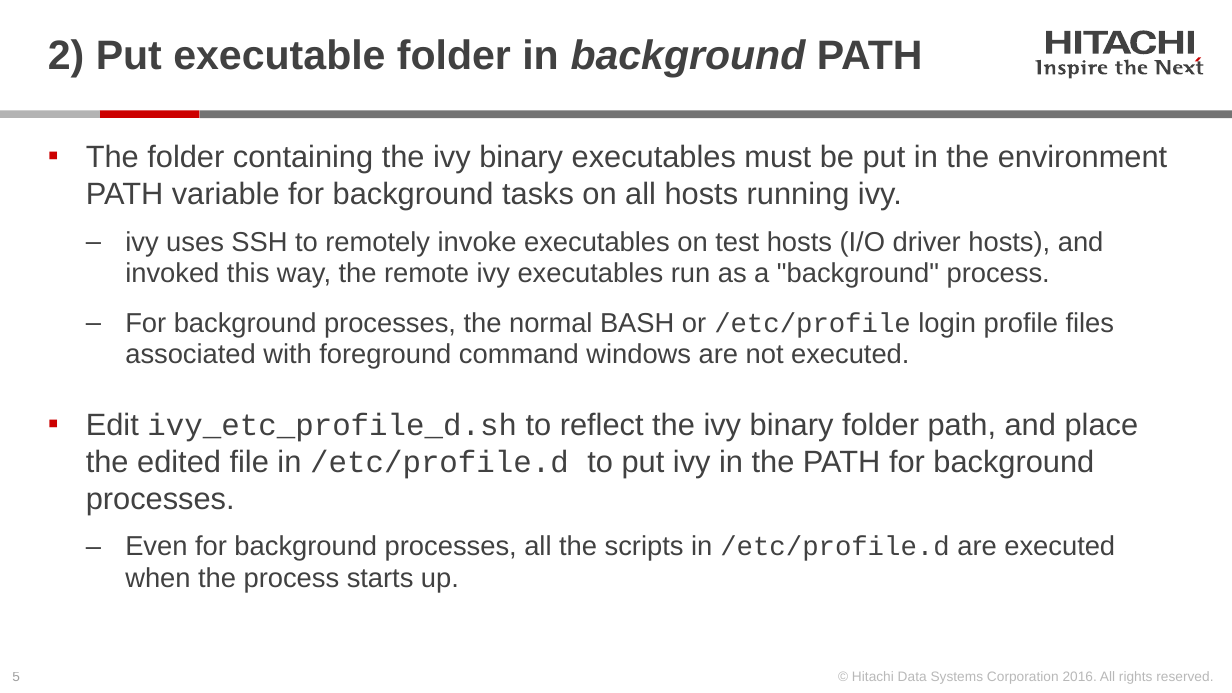
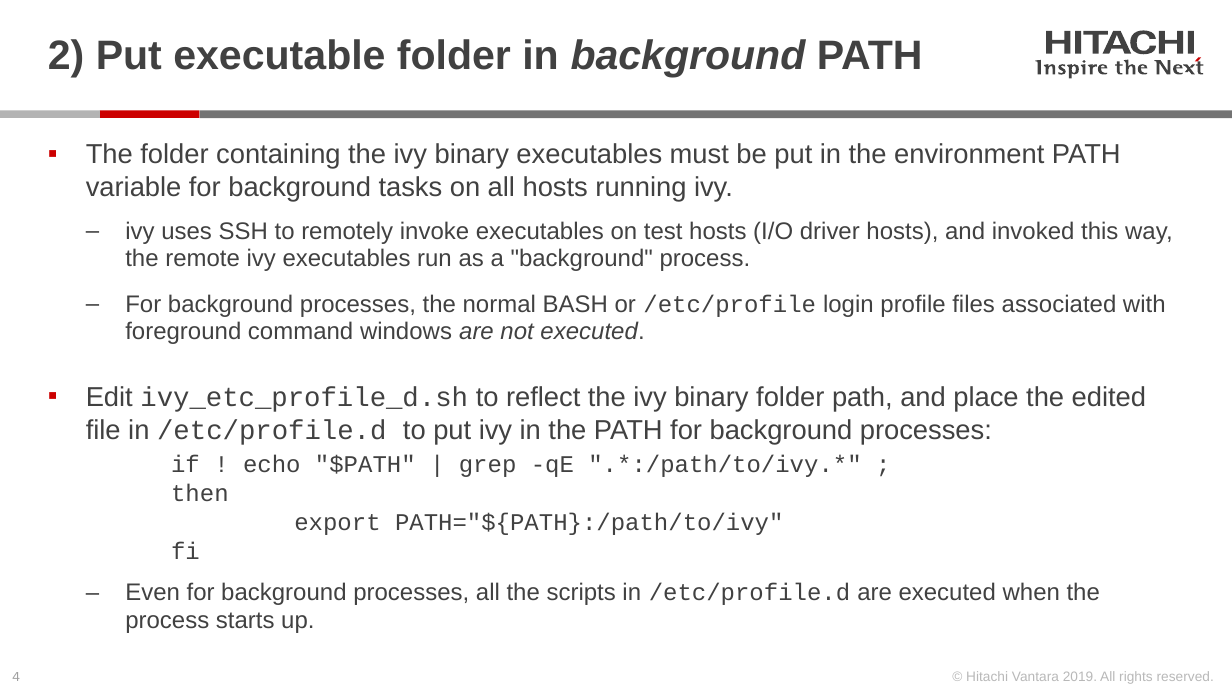
Before and after one commit to Hitachi-Data-Systems/ivy, a slide deck: slide 4 of doc/03.Installing_ivy.pptx (slide 5 before the commit). Drawn at 1232x693 pixels with LibreOffice and Linux fonts; fonts in the diff are those of the drawing. Boxes give left, top, right and bottom in pixels: in the first picture for what was removed or moved away, otherwise in the second. Text is boxed around its words. In the diff, an @@ line names an element or a change of style, - is before the commit and + after.

```diff
--- a/doc/03.Installing_ivy.pptx
+++ b/doc/03.Installing_ivy.pptx
@@ text at <box>86,143,1173,633</box>: size 18 to 16 pt in "The folder containing the ivy binary executables ..."; size 16 to 14 pt in "ivy uses SSH to remotely invoke executables ...", "For background processes, the normal BASH or ...", "Even for background processes, all the scripts ..."; italic on in "are not executed." @@
@@ text at <box>86,386,1146,559</box>: text changed; size 18 to 16 pt; font Arial to Courier New @@
-▪ Edit ivy_etc_profile_d.sh to reflect the ivy binary folder path, and place the edited file in /etc/profile.d to put ivy in the PATH for background processes.
+▪ Edit ivy_etc_profile_d.sh to reflect the ivy binary folder path, and place the edited file in /etc/profile.d to put ivy in the PATH for background processes:
+  if ! echo "$PATH" | grep -qE ".*:/path/to/ivy.*" ;
+  then
+  export PATH="${PATH}:/path/to/ivy"
+  fi
@@ page number at <box>12,672,20,681</box>: text changed @@
-5
+4
@@ text at <box>966,671,1214,684</box>: text changed @@
-© Hitachi Data Systems Corporation 2016. All rights reserved.
+© Hitachi Vantara 2019. All rights reserved.
```
Also in this commit, not shown: 6 other slides changed, 1 slide added, 3 slides removed, 16 other files.
